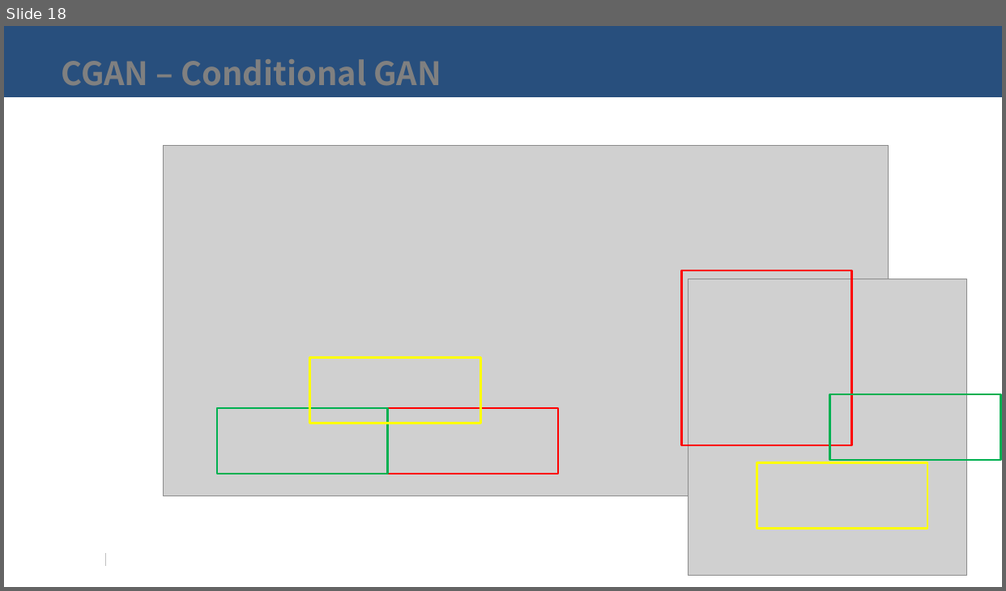
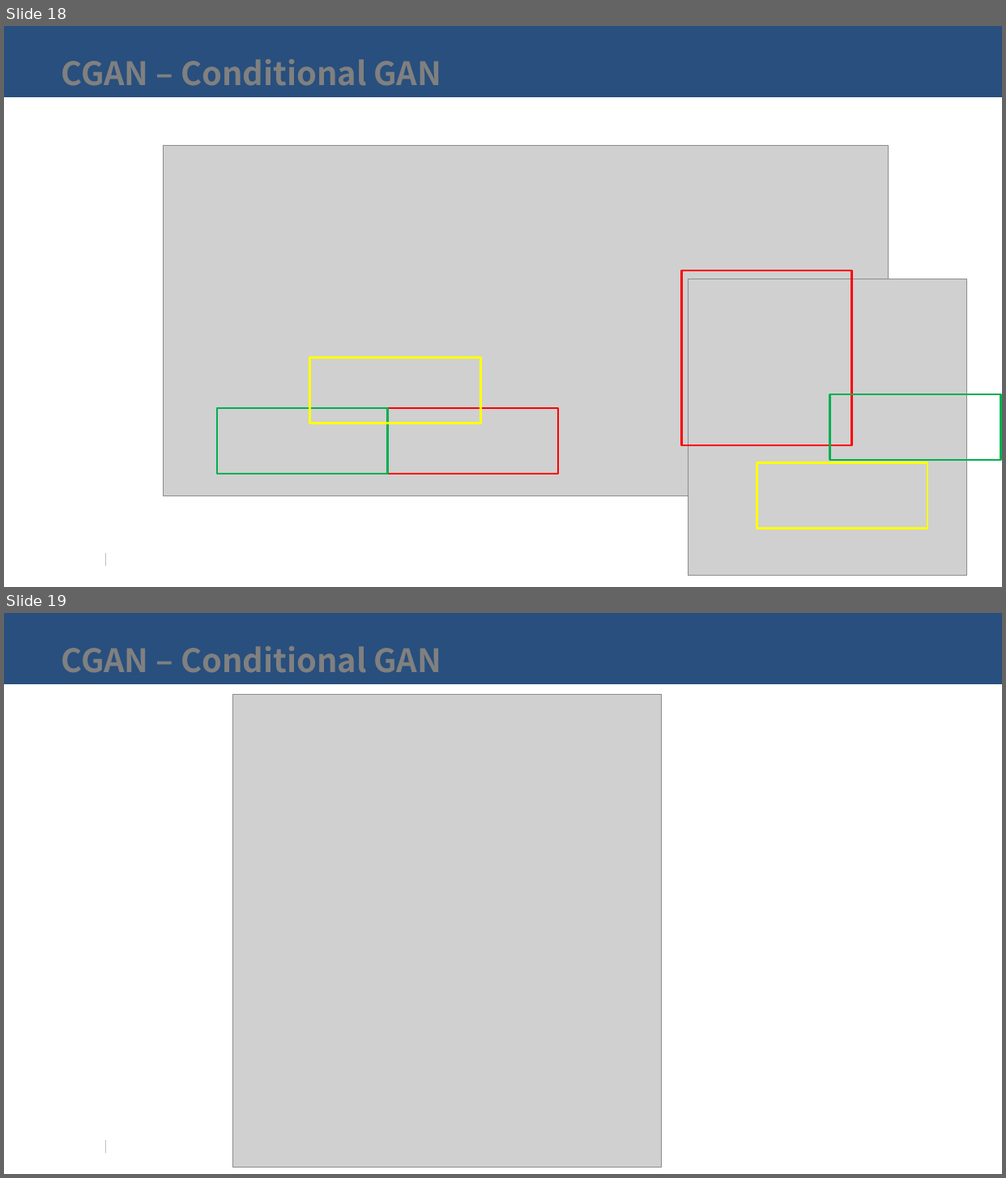
Before and after one commit to Jeongseup/2020-dl-lecture, a slide deck: doc/2019.딥러닝응용#4.pptx. Shown one above the other, each under a label of ours: slide 18 before the commit, slides 18 and 19 after it. The pictures are 1006x591 and 1006x1178 pixels, drawn with LibreOffice and Linux fonts; fonts in the diff are those of the drawing; grey boxes stand for pictures. Boxes give left, top, right and bottom in pixels: in the first picture for what was removed or moved away, otherwise in the second. Text is boxed around its words. In the diff, an @@ line names an element or a change of style, - is before the commit and + after.

```diff
--- a/doc/2019.딥러닝응용#4.pptx
+++ b/doc/2019.딥러닝응용#4.pptx
@@ slide 19 added at (4, 613, 1002, 1174), background #FFFFFF; not listed: 2 template elements that a slide beside it also shows @@
@@ title added at (62, 646, 441, 673), 31 pt, text #808080, bold @@
+CGAN – Conditional GAN
@@ picture added at (233, 695, 661, 1168) @@
```
Also in this commit, not shown: 1 slide changed, 2 other slides added, 4 other files.
